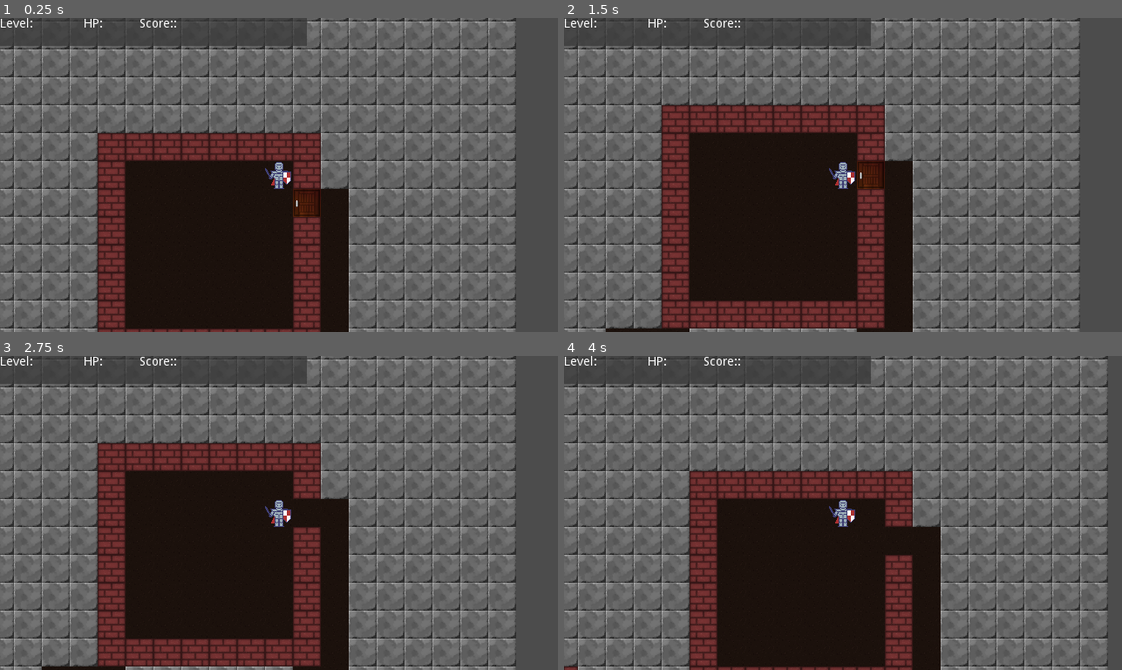
Above: before the commit, frames 1-4 (two rows, left to right).
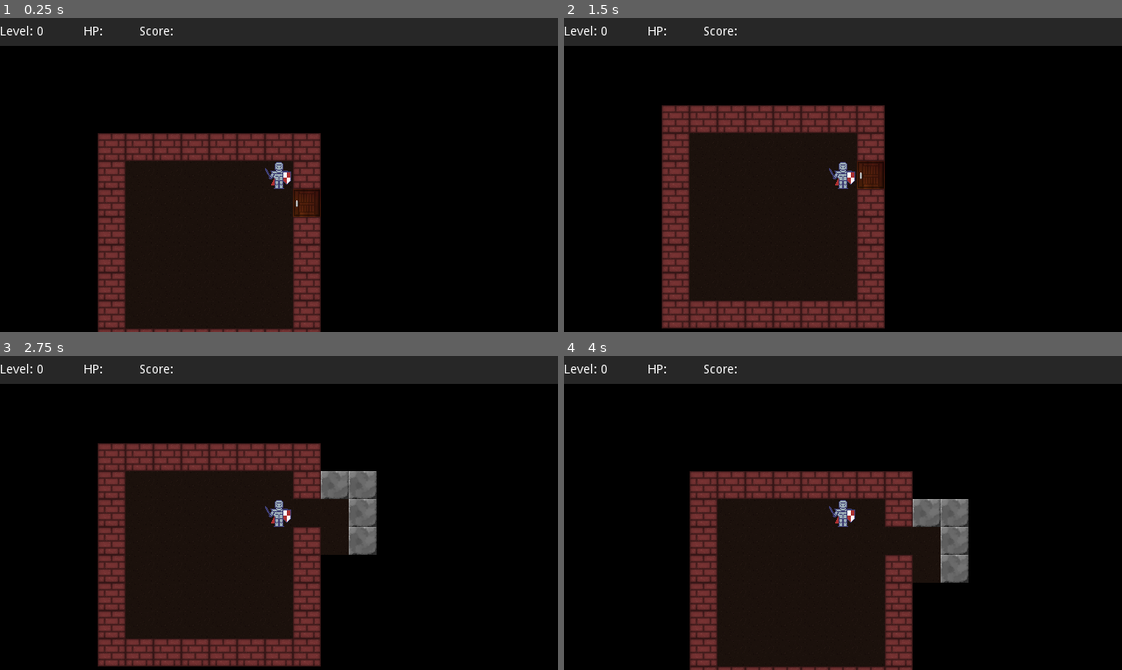
Above: after the commit, the same moments.

Repository: PiotrDawidziuk/rouge1
Game: Godot game, scene res://Game.tscn
The game is run twice, just before and just after one commit, with the same random seed, the same clock (stepped at 60 frames per second) and the same inputs.
Inputs:
- Up to frame 1 (0.25 s): no input
- Up to frame 2 (1.5 s): tap Enter at 0.5 s; hold Right (Right) 0.53-1.28 s; tap Space at 1.25 s; hold Down (Down) from 1.28 s (still down)
- Up to frame 3 (2.75 s): tap Enter at 2 s; release Down (Down) at 2.03 s; hold Right (Right) from 2.03 s (still down)
- Up to frame 4 (4 s): tap Space at 2.75 s; release Right (Right) at 2.78 s; hold Up (Up) 2.78-3.53 s; tap Enter at 3.5 s; hold Left (Left) from 3.53 s (still down)

The runs differ from the first frame. In frame 1, 74% of the frame differs, in the area x 0-100%, y 0-100%; in frame 2, 71%; in frame 3, 68%; in frame 4, 71%.

Commit message:
visibility added, visibility bug corrected

Diff:
--- a/Game.gd
+++ b/Game.gd
@@ -26,6 +26,7 @@
 # Node refs ----------------------------
 
 onready var tile_map = $TileMap
+onready var visibility_map = $VisibilityMap
 onready var player = $Player
 
 # Game State ---------------------------
@@ -67,7 +68,16 @@
 		Tile.Door:
 			set_tile(x,y,Tile.Floor)
 
-	update_visuals()
+		Tile.Ladder:
+			level_num += 1
+			score += 20
+			if level_num < LEVEL_SIZES.size():
+				build_level()
+			else:
+				score+=1000
+				$CanvasLayer/Win.visible = true
+
+	call_deferred("update_visuals")
 
 
 func build_level():
@@ -83,6 +93,7 @@
 		for y in range(level_size.y):
 			map[x].append(Tile.Stone)
 			tile_map.set_cell(x,y,Tile.Stone)
+			visibility_map.set_cell(x,y,0)
 
 	var free_regions =[Rect2(Vector2(2,2), level_size - Vector2(4,4))]
 	var num_rooms = LEVEL_ROOM_COUNTS[level_num]
@@ -93,14 +104,44 @@
 
 	connect_rooms()
 
+	#Place player
+
 	var start_room = rooms.front()
 	var player_x = start_room.position.x + 1 + randi() % int(start_room.size.x -2)
 	var player_y = start_room.position.y + 1 + randi() % int(start_room.size.y -2)
 	player_tile = Vector2(player_x, player_y)
-	update_visuals()
+	call_deferred("update_visuals")
+
+	# place ladder
+
+	var end_room = rooms.back()
+	var ladder_x = end_room.position.x + 1 + randi() % int(end_room.size.x -2)
+	var ladder_y = end_room.position.y + 1 + randi() % int(end_room.size.y -2)
+	set_tile(ladder_x,ladder_y, Tile.Ladder)
+
+	$CanvasLayer/Level.text = "Level: " + str(level_num)
 
 func update_visuals():
+
 	player.position = player_tile * TILE_SIZE
+	yield(get_tree().create_timer(0.000001), "timeout")
+	var player_center = tile_to_pixel_center(player_tile.x, player_tile.y)
+	var space_state = get_world_2d().direct_space_state
+	for x in range(level_size.x):
+		for y in range(level_size.y):
+			if visibility_map.get_cell(x, y) ==0:
+				var x_dir = 1 if x < player_tile.x else -1
+				var y_dir = 1 if y < player_tile.y else -1
+				var test_point = tile_to_pixel_center(x, y) + Vector2(x_dir, y_dir) * TILE_SIZE / 2
+
+				var occlusion = space_state.intersect_ray(player_center, test_point)
+				if !occlusion || (occlusion.position - test_point).length() < 1:
+					visibility_map.set_cell(x, y, -1)
+
+
+func tile_to_pixel_center(x,y):
+	return Vector2((x + 0.5) * TILE_SIZE, (y + 0.5) * TILE_SIZE)
+
 
 
 func connect_rooms():
@@ -311,3 +352,14 @@
 func set_tile(x,y,type):
 	map[x][y] = type
 	tile_map.set_cell(x,y,type)
+
+
+
+
+
+
+func _on_Button_pressed():
+	level_num = 0
+	score = 0
+	build_level()
+	$CanvasLayer/Win.visible = false
--- a/Game.tscn
+++ b/Game.tscn
@@ -7,6 +7,16 @@
 [ext_resource path="res://Game.gd" type="Script" id=5]
 [ext_resource path="res://Art/stone.png" type="Texture" id=6]
 [ext_resource path="res://Art/player.png" type="Texture" id=7]
+[ext_resource path="res://Art/black.png" type="Texture" id=8]
+
+[sub_resource type="ConvexPolygonShape2D" id=3]
+points = PoolVector2Array( 0, 0, 32, 0, 32, 32, 0, 32 )
+
+[sub_resource type="ConvexPolygonShape2D" id=4]
+points = PoolVector2Array( 0, 0, 32, 0, 32, 32, 0, 32 )
+
+[sub_resource type="ConvexPolygonShape2D" id=5]
+points = PoolVector2Array( 0, 0, 32, 0, 32, 32, 0, 32 )
 
 [sub_resource type="TileSet" id=1]
 0/name = "wall.png 0"
@@ -19,9 +29,16 @@
 0/navigation_offset = Vector2( 0, 0 )
 0/shape_offset = Vector2( 0, 0 )
 0/shape_transform = Transform2D( 1, 0, 0, 1, 0, 0 )
+0/shape = SubResource( 3 )
 0/shape_one_way = false
-0/shape_one_way_margin = 0.0
-0/shapes = [  ]
+0/shape_one_way_margin = 1.0
+0/shapes = [ {
+"autotile_coord": Vector2( 0, 0 ),
+"one_way": false,
+"one_way_margin": 1.0,
+"shape": SubResource( 3 ),
+"shape_transform": Transform2D( 1, 0, 0, 1, 0, 0 )
+} ]
 0/z_index = 0
 1/name = "door.png 1"
 1/texture = ExtResource( 2 )
@@ -33,9 +50,16 @@
 1/navigation_offset = Vector2( 0, 0 )
 1/shape_offset = Vector2( 0, 0 )
 1/shape_transform = Transform2D( 1, 0, 0, 1, 0, 0 )
+1/shape = SubResource( 4 )
 1/shape_one_way = false
-1/shape_one_way_margin = 0.0
-1/shapes = [  ]
+1/shape_one_way_margin = 1.0
+1/shapes = [ {
+"autotile_coord": Vector2( 0, 0 ),
+"one_way": false,
+"one_way_margin": 1.0,
+"shape": SubResource( 4 ),
+"shape_transform": Transform2D( 1, 0, 0, 1, 0, 0 )
+} ]
 1/z_index = 0
 2/name = "ground.png 2"
 2/texture = ExtResource( 4 )
@@ -75,10 +99,33 @@
 4/navigation_offset = Vector2( 0, 0 )
 4/shape_offset = Vector2( 0, 0 )
 4/shape_transform = Transform2D( 1, 0, 0, 1, 0, 0 )
+4/shape = SubResource( 5 )
 4/shape_one_way = false
-4/shape_one_way_margin = 0.0
-4/shapes = [  ]
+4/shape_one_way_margin = 1.0
+4/shapes = [ {
+"autotile_coord": Vector2( 0, 0 ),
+"one_way": false,
+"one_way_margin": 1.0,
+"shape": SubResource( 5 ),
+"shape_transform": Transform2D( 1, 0, 0, 1, 0, 0 )
+} ]
 4/z_index = 0
+
+[sub_resource type="TileSet" id=2]
+0/name = "black.png 0"
+0/texture = ExtResource( 8 )
+0/tex_offset = Vector2( 0, 0 )
+0/modulate = Color( 1, 1, 1, 1 )
+0/region = Rect2( 0, 0, 32, 32 )
+0/tile_mode = 0
+0/occluder_offset = Vector2( 0, 0 )
+0/navigation_offset = Vector2( 0, 0 )
+0/shape_offset = Vector2( 0, 0 )
+0/shape_transform = Transform2D( 1, 0, 0, 1, 0, 0 )
+0/shape_one_way = false
+0/shape_one_way_margin = 0.0
+0/shapes = [  ]
+0/z_index = 0
 
 [node name="Game" type="Node2D"]
 script = ExtResource( 5 )
@@ -88,8 +135,13 @@
 cell_size = Vector2( 32, 32 )
 format = 1
 
+[node name="VisibilityMap" type="TileMap" parent="."]
+tile_set = SubResource( 2 )
+cell_size = Vector2( 32, 32 )
+format = 1
+
 [node name="Player" type="Sprite" parent="."]
-position = Vector2( 320, 192 )
+position = Vector2( 288, 160 )
 texture = ExtResource( 7 )
 centered = false
 
@@ -104,7 +156,8 @@
 [node name="CanvasLayer" type="CanvasLayer" parent="."]
 
 [node name="ColorRect" type="ColorRect" parent="CanvasLayer"]
-margin_right = 352.0
+margin_left = -32.0
+margin_right = 640.0
 margin_bottom = 32.0
 color = Color( 0.215686, 0.215686, 0.215686, 0.72549 )
 __meta__ = {
@@ -113,7 +166,7 @@
 
 [node name="Level" type="Label" parent="CanvasLayer"]
 margin_right = 40.0
-margin_bottom = 14.0
+margin_bottom = 32.0
 text = "Level:"
 valign = 1
 __meta__ = {
@@ -123,7 +176,7 @@
 [node name="HP" type="Label" parent="CanvasLayer"]
 margin_left = 96.0
 margin_right = 136.0
-margin_bottom = 14.0
+margin_bottom = 32.0
 text = "HP:"
 valign = 1
 __meta__ = {
@@ -133,9 +186,39 @@
 [node name="Score" type="Label" parent="CanvasLayer"]
 margin_left = 160.0
 margin_right = 203.0
-margin_bottom = 14.0
-text = "Score::"
+margin_bottom = 32.0
+text = "Score:"
 valign = 1
 __meta__ = {
 "_edit_use_anchors_": false
 }
+
+[node name="Win" type="ColorRect" parent="CanvasLayer"]
+visible = false
+margin_left = -32.0
+margin_top = -32.0
+margin_right = 640.0
+margin_bottom = 384.0
+color = Color( 0, 0, 0, 0.317647 )
+__meta__ = {
+"_edit_use_anchors_": false
+}
+
+[node name="WinLabel" type="Label" parent="CanvasLayer/Win"]
+margin_left = 224.0
+margin_top = 160.0
+margin_right = 448.0
+margin_bottom = 174.0
+text = "You Won"
+align = 1
+__meta__ = {
+"_edit_use_anchors_": false
+}
+
+[node name="Button" type="Button" parent="CanvasLayer/Win"]
+margin_left = 256.0
+margin_top = 192.0
+margin_right = 416.0
+margin_bottom = 256.0
+text = "Restart"
+[connection signal="pressed" from="CanvasLayer/Win/Button" to="." method="_on_Button_pressed"]
--- a/project.godot
+++ b/project.godot
@@ -50,4 +50,5 @@
 
 [rendering]
 
+environment/default_clear_color=Color( 0, 0, 0, 1 )
 environment/default_environment="res://default_env.tres"
Not shown: 1 places in Game.tscn that only renumber resources
